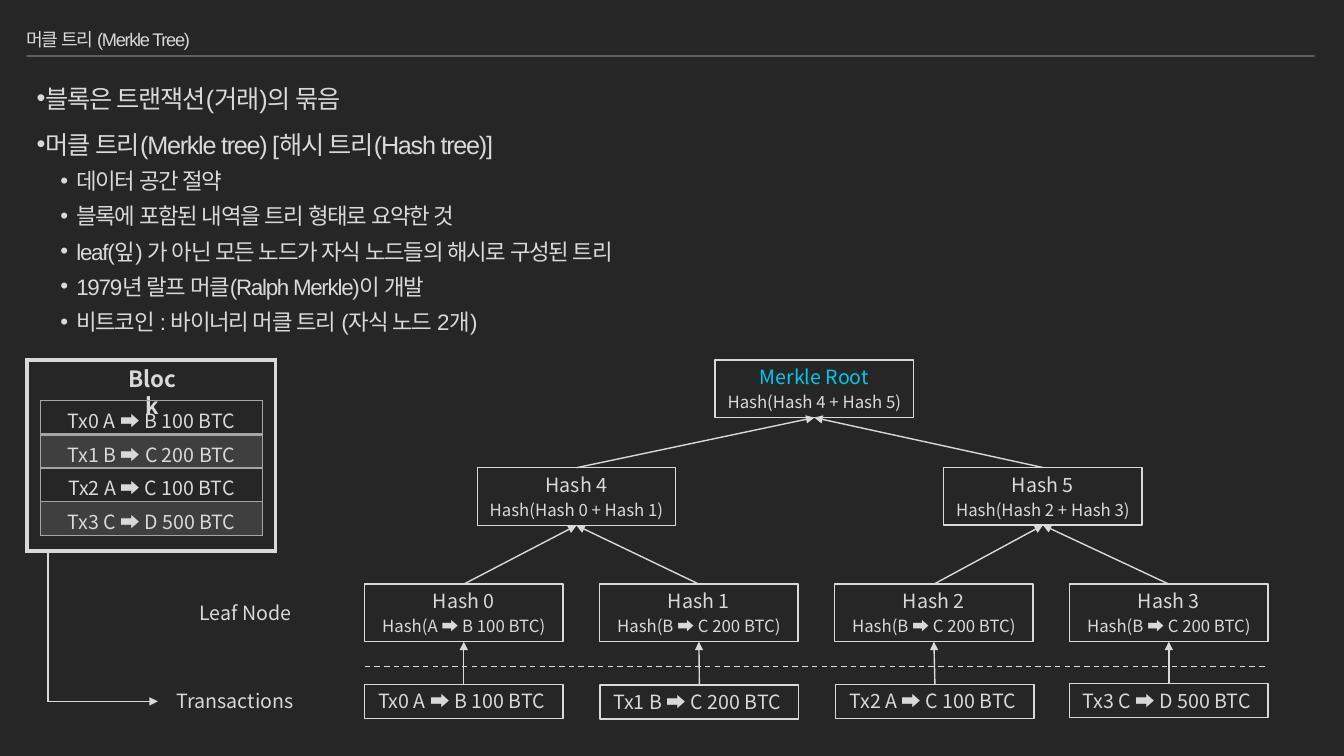
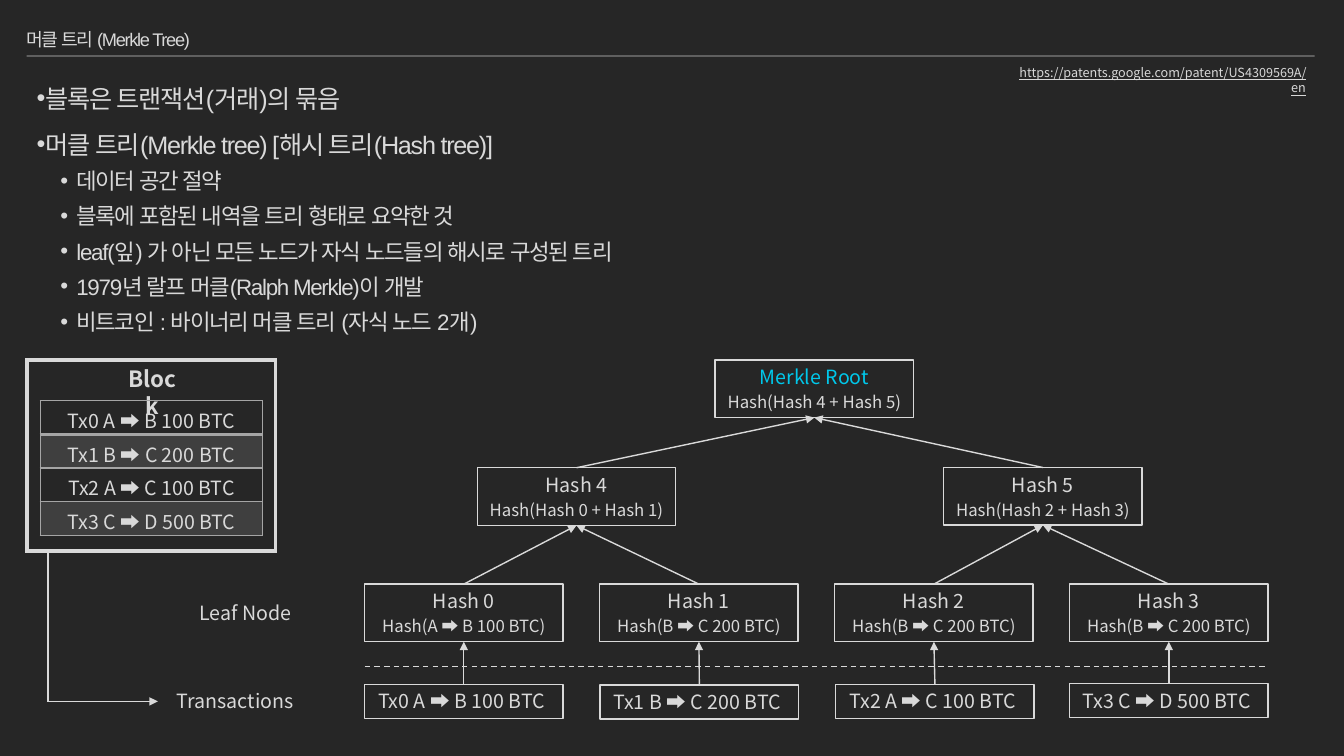
Before and after one commit to moss0801/blockchain-doc, a slide deck: slide 72 of General/Blockchain Part2.pptx (slide 73 before the commit). Drawn at 1344x756 pixels with LibreOffice and Linux fonts; fonts in the diff are those of the drawing. Boxes give left, top, right and bottom in pixels: in the first picture for what was removed or moved away, otherwise in the second. Text is boxed around its words. In the diff, an @@ line names an element or a change of style, - is before the commit and + after.

Commit message:
blockchain part2 add merkle patricia tree

```diff
--- a/General/Blockchain Part2.pptx
+++ b/General/Blockchain Part2.pptx
@@ text added at [1019, 67, 1306, 96], 9 pt, text #D8D8D8, underline @@
+https://patents.google.com/patent/US4309569A/en
```
Also in this commit, not shown: 5 other slides changed, 8 slides added, 7 slides removed, 1 other file.
